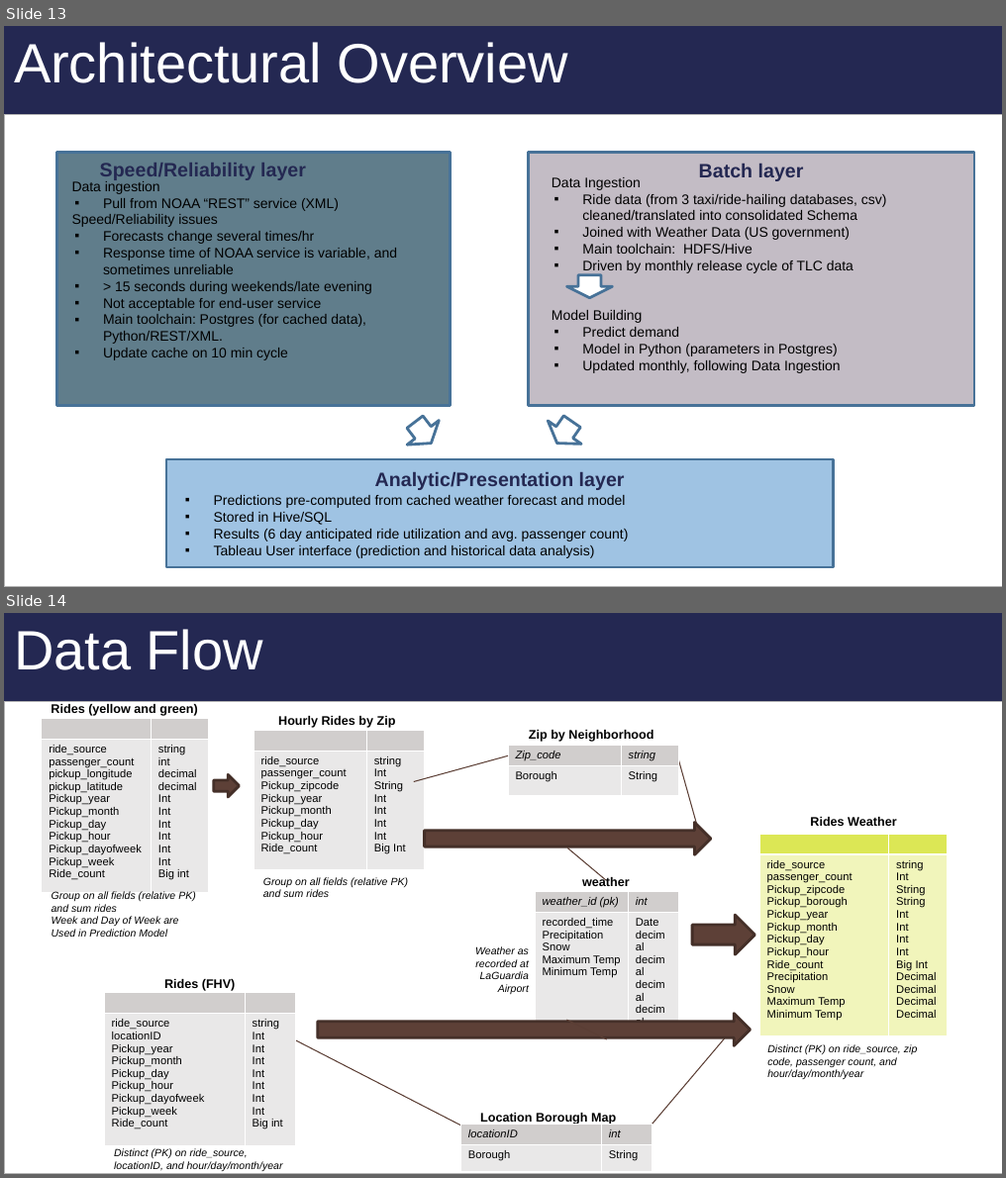
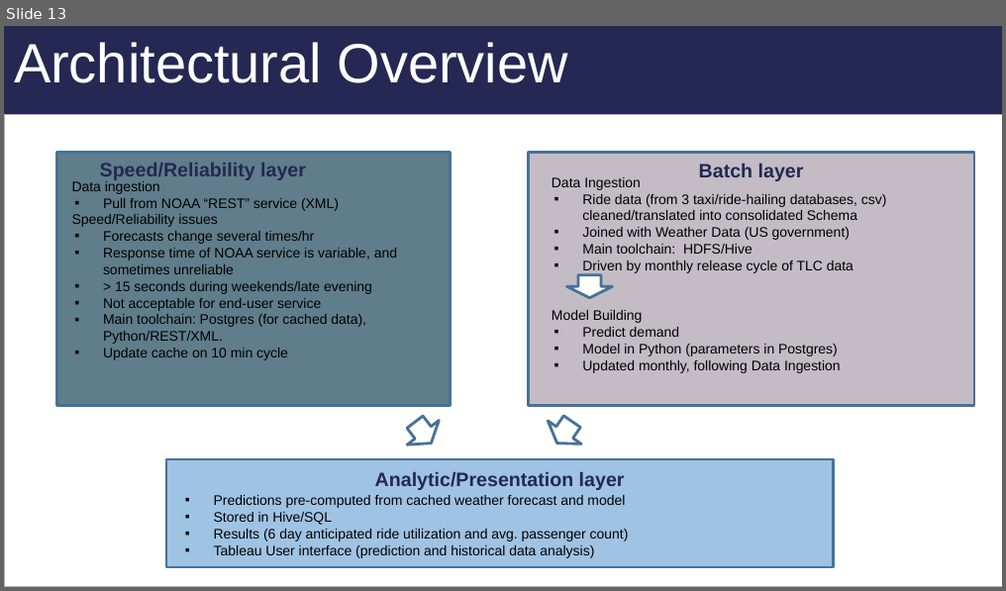
Before and after one commit to blakkan/CabStuff, a slide deck: W205-TaxiNYC-FinalPresentation-JB-RN-AP.pptx. Shown one above the other, each under a label of ours: slides 13 and 14 before the commit, slide 13 after it. The pictures are 1006x1178 and 1006x591 pixels, drawn with LibreOffice and Linux fonts; fonts in the diff are those of the drawing. Boxes give left, top, right and bottom in pixels: in the first picture for what was removed or moved away, otherwise in the second. Text is boxed around its words. In the diff, an @@ line names an element or a change of style, - is before the commit and + after.

```diff
--- a/W205-TaxiNYC-FinalPresentation-JB-RN-AP.pptx
+++ b/W205-TaxiNYC-FinalPresentation-JB-RN-AP.pptx
@@ slide 14 removed at box(4, 613, 1002, 1174), background gradient #B7B7B7 to #C2D8F5 to #E1EBF9; not listed: 1 template element that a slide beside it also shows @@
@@ title removed at box(14, 629, 263, 670) @@
-Data Flow
@@ rectangle removed at box(5, 702, 1002, 1173) @@
@@ table removed at box(41, 719, 209, 893), 2 rows, 2 columns @@
- | 
-ride_source / passenger_count / pickup_longitude / pickup_latitude / Pickup_year / Pickup_month / Pickup_day / Pickup_hour / Pickup_dayofweek / Pickup_week / Ride_count | string / int / decimal / decimal / Int / Int / Int / Int / Int / Int / Big int
@@ text removed at box(51, 704, 198, 716) @@
-Rides (yellow and green)
@@ table removed at box(253, 730, 424, 869), 2 rows, 2 columns @@
- | 
-ride_source / passenger_count / Pickup_zipcode / Pickup_year / Pickup_month / Pickup_day / Pickup_hour / Ride_count | string / Int / String / Int / Int / Int / Int / Big Int
@@ text removed at box(278, 716, 396, 728) @@
-Hourly Rides by Zip
@@ text removed at box(529, 730, 653, 742) @@
-Zip by Neighborhood
@@ line removed from (508, 756) to (414, 781) @@
@@ table removed at box(508, 745, 678, 795), 2 rows, 2 columns @@
-Zip_code | string
-Borough | String
@@ line removed from (698, 829) to (678, 761) @@
@@ right arrow removed at box(214, 774, 240, 796) @@
@@ text removed at box(810, 817, 897, 826) @@
-Rides Weather
@@ right arrow removed at box(424, 823, 711, 856) @@
@@ line removed from (606, 880) to (568, 849) @@
@@ table removed at box(759, 834, 947, 1036), 2 rows, 2 columns @@
- | 
-ride_source / passenger_count / Pickup_zipcode / Pickup_borough / Pickup_year / Pickup_month / Pickup_day / Pickup_hour / Ride_count / Precipitation / Snow / Maximum Temp / Minimum Temp | string / Int / String / String / Int / Int / Int / Int / Big Int / Decimal / Decimal / Decimal / Decimal
@@ text removed at box(263, 877, 409, 897) @@
-Group on all fields (relative PK) and sum rides
@@ text removed at box(582, 876, 630, 886) @@
-weather
@@ text removed at box(52, 891, 196, 937) @@
-Group on all fields (relative PK) and sum rides
-Week and Day of Week are Used in Prediction Model
@@ table removed at box(535, 891, 679, 1039), 2 rows, 2 columns @@
-weather_id (pk) | int
-recorded_time / Precipitation / Snow / Maximum Temp / Minimum Temp | Date / decimal / decimal / decimal / decimal
@@ right arrow removed at box(693, 915, 755, 956) @@
@@ text removed at box(475, 947, 529, 994) @@
-Weather as recorded at LaGuardia Airport
@@ table removed at box(104, 993, 295, 1146), 2 rows, 2 columns @@
- | 
-ride_source / locationID / Pickup_year / Pickup_month / Pickup_day / Pickup_hour / Pickup_dayofweek / Pickup_week / Ride_count | string / Int / Int / Int / Int / Int / Int / Int / Big int
@@ text removed at box(164, 979, 236, 991) @@
-Rides (FHV)
@@ right arrow removed at box(318, 1013, 749, 1046) @@
@@ line removed from (607, 1040) to (567, 1020) @@
@@ line removed from (289, 1037) to (464, 1127) @@
@@ line removed from (644, 1135) to (725, 1038) @@
@@ text removed at box(767, 1045, 918, 1079) @@
-Distinct (PK) on ride_source, zip code, passenger count, and hour/day/month/year
@@ text removed at box(480, 1113, 616, 1124) @@
-Location Borough Map
@@ table removed at box(461, 1124, 652, 1170), 2 rows, 2 columns @@
-locationID | int
-Borough | String
@@ text removed at box(114, 1149, 283, 1171) @@
-Distinct (PK) on ride_source, locationID, and hour/day/month/year
```
Also in this commit, not shown: 1 slide added.
